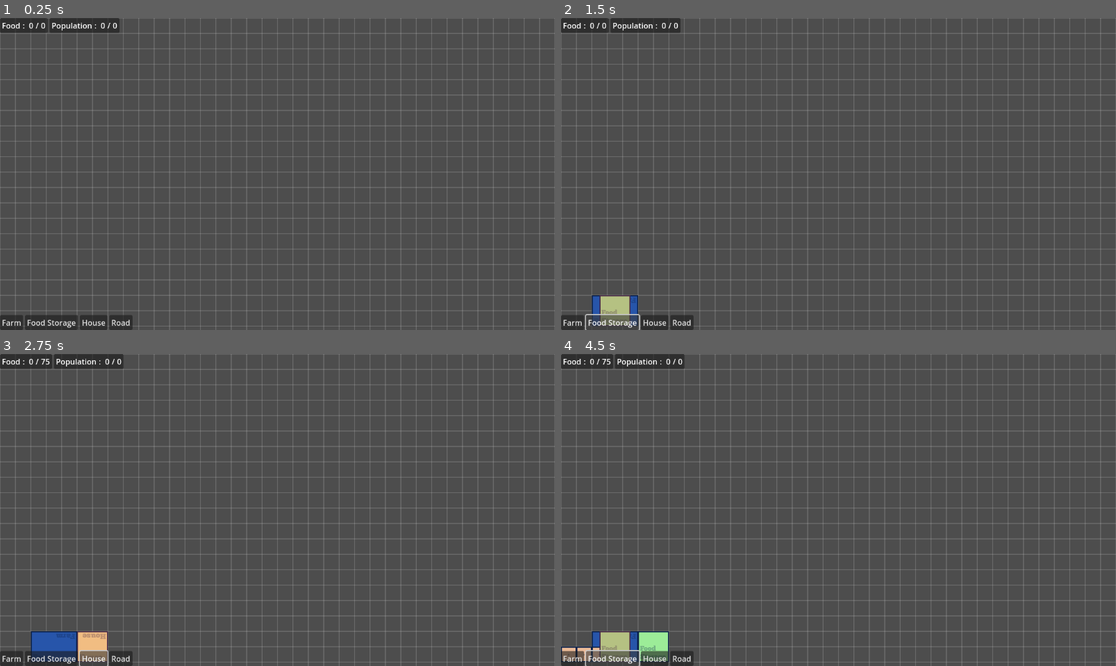
Above: before the commit, frames 1-4 (two rows, left to right).
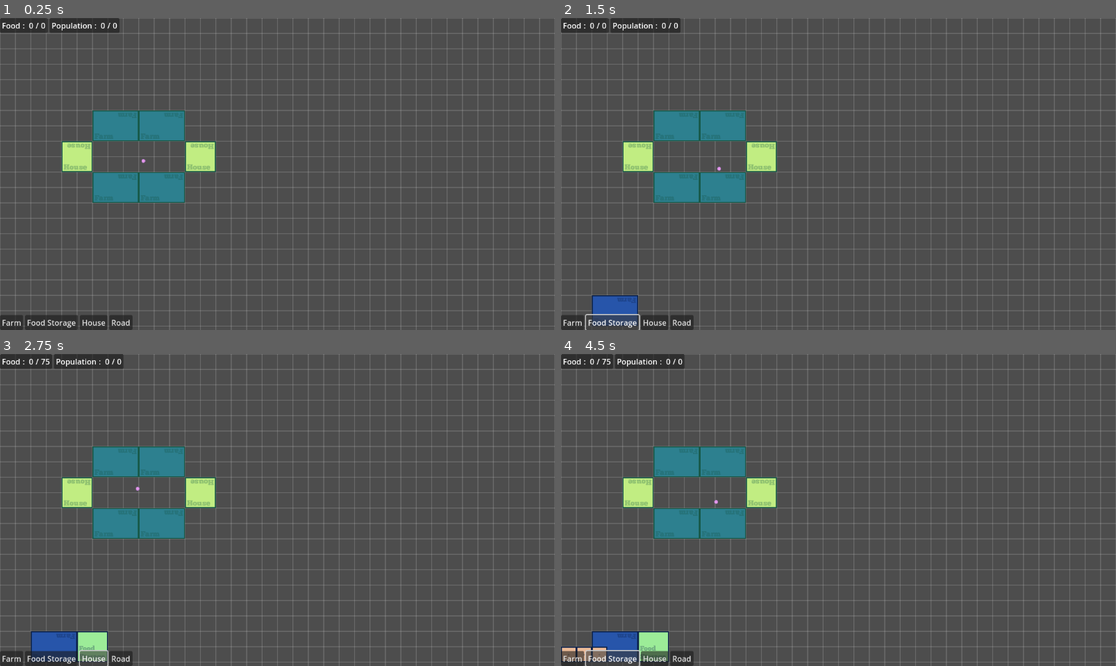
Above: after the commit, the same moments.

Repository: lacedon/western-town-sim
Game: Godot game, scene res://src/screens/game/game.tscn
Two runs of this game, one before a commit and one after it. Both use one fixed random seed, a clock stepped at 60 frames per second and the inputs below.
Inputs:
- Up to frame 1 (0.25 s): no input
- Up to frame 2 (1.5 s): click "Farm" at 0.5 s; click "Food Storage" at 1.25 s
- Up to frame 3 (2.75 s): click "House" at 2 s
- Up to frame 4 (4.5 s): click "Road" at 2.75 s; click "Farm" at 3.5 s; click "Food Storage" at 4.25 s

The runs differ from the first frame. In frame 1, 4.4% of the frame differs, in the area x 11-39%, y 29-60%; in frame 2, 4.9%, in the area x 6-39%, y 29-99%; in frame 3, 4.9%; in frame 4, 4.9%.

Commit message:
Add test units and buildings

Diff:
--- a/src/screens/game/game.tscn
+++ b/src/screens/game/game.tscn
@@ -1,8 +1,13 @@
-[gd_scene load_steps=4 format=3 uid="uid://b5466diq4clt8"]
+[gd_scene load_steps=9 format=3 uid="uid://b5466diq4clt8"]
 
 [ext_resource type="PackedScene" uid="uid://6ujnvld0no1a" path="res://src/ui/game/game.tscn" id="1_eyx8b"]
 [ext_resource type="PackedScene" uid="uid://pebggysscssr" path="res://src/components/builder/builder.tscn" id="1_sjmr0"]
+[ext_resource type="PackedScene" uid="uid://b68sqk3787m8m" path="res://src/components/building/building.tscn" id="2_cts34"]
+[ext_resource type="PackedScene" uid="uid://5nfekmvc45tk" path="res://src/components/unit/unit.tscn" id="2_osde3"]
+[ext_resource type="Resource" uid="uid://5ugpau5k357v" path="res://resources/resources/buildings/farm.tres" id="3_brlkd"]
 [ext_resource type="PackedScene" uid="uid://cxkurqrmxefm0" path="res://src/components/grid/grid.tscn" id="3_qmidl"]
+[ext_resource type="Resource" uid="uid://b8gben7m8bk1f" path="res://resources/resources/units/citizen.tres" id="3_wd2ea"]
+[ext_resource type="Resource" uid="uid://dcw4ejp70128k" path="res://resources/resources/buildings/house.tres" id="4_brlkd"]
 
 [node name="Game" type="Node2D"]
 
@@ -13,7 +18,38 @@
 
 [node name="Buildings" type="Node2D" parent="."]
 
+[node name="Building" parent="Buildings" instance=ExtResource("2_cts34")]
+position = Vector2(336, 224)
+building = ExtResource("3_brlkd")
+
+[node name="Building2" parent="Buildings" instance=ExtResource("2_cts34")]
+position = Vector2(240, 224)
+building = ExtResource("3_brlkd")
+
+[node name="Building3" parent="Buildings" instance=ExtResource("2_cts34")]
+position = Vector2(416, 288)
+building = ExtResource("4_brlkd")
+
+[node name="Building4" parent="Buildings" instance=ExtResource("2_cts34")]
+position = Vector2(160, 288)
+building = ExtResource("4_brlkd")
+
+[node name="Building5" parent="Buildings" instance=ExtResource("2_cts34")]
+position = Vector2(336, 352)
+building = ExtResource("3_brlkd")
+
+[node name="Building6" parent="Buildings" instance=ExtResource("2_cts34")]
+position = Vector2(240, 352)
+building = ExtResource("3_brlkd")
+
+[node name="Units" type="Node2D" parent="."]
+
+[node name="Unit" parent="Units" instance=ExtResource("2_osde3")]
+position = Vector2(306, 306)
+unit = ExtResource("3_wd2ea")
+
 [node name="Builder" parent="." node_paths=PackedStringArray("buildingContainer") instance=ExtResource("1_sjmr0")]
+visible = false
 buildingContainer = NodePath("../Buildings")
 
 [node name="CanvasLayer" type="CanvasLayer" parent="."]
